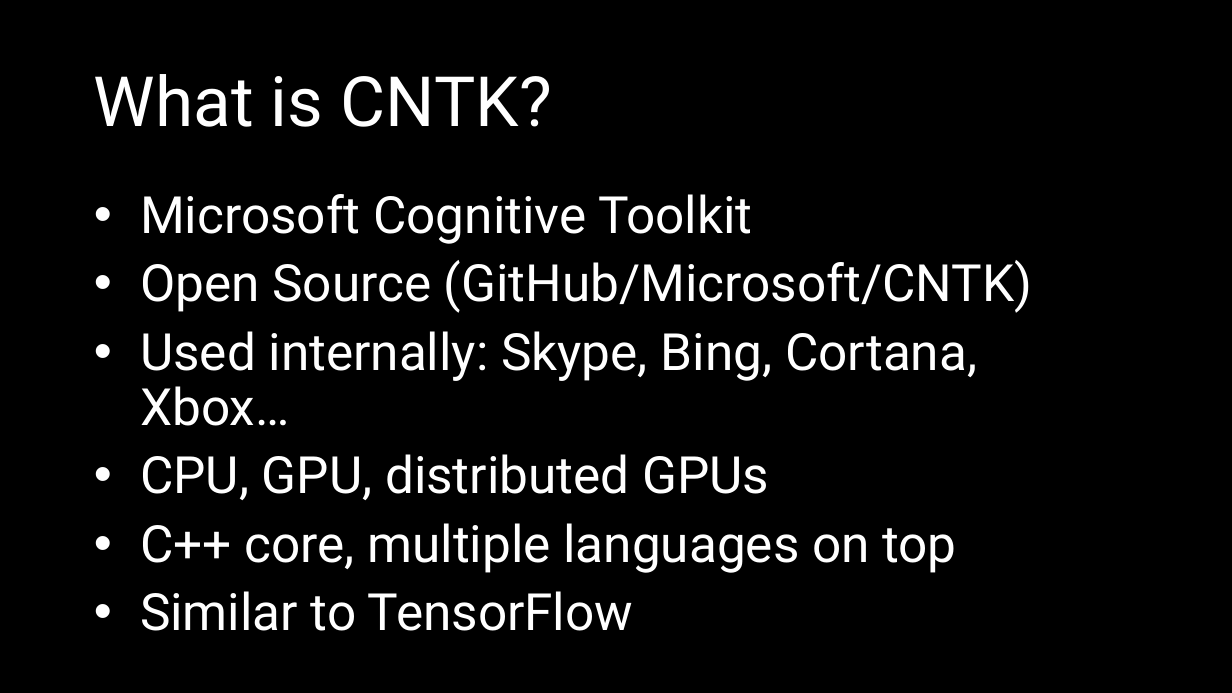
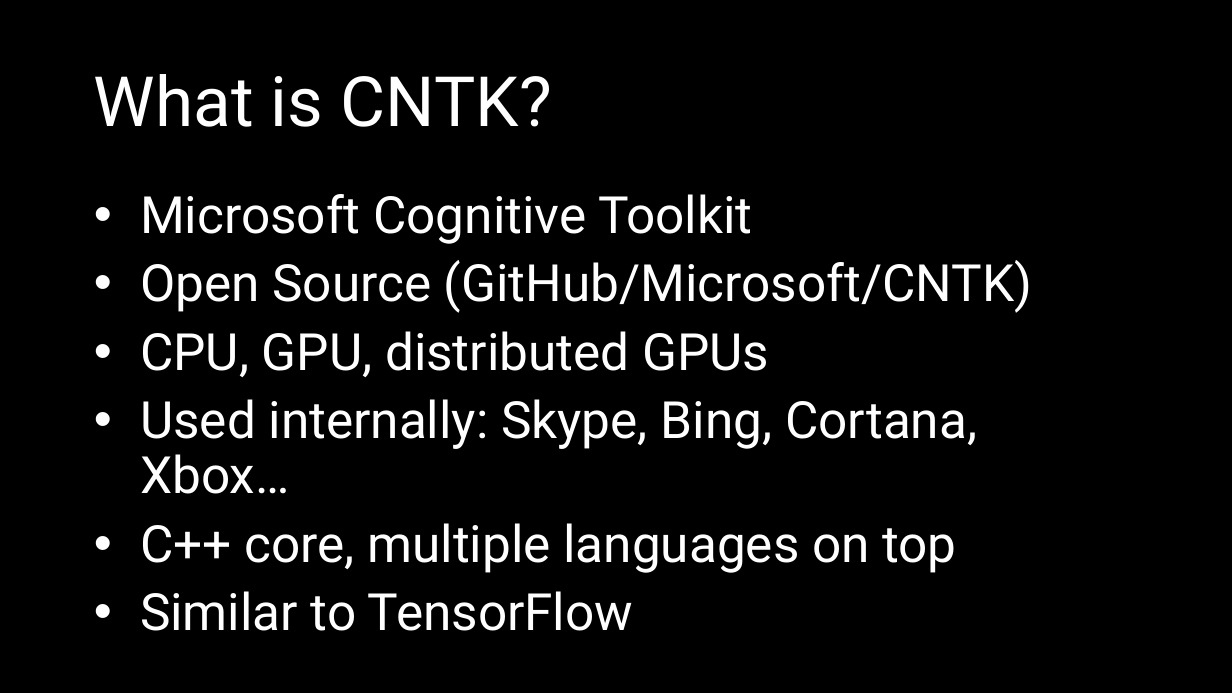
Before and after one commit to mathias-brandewinder/Presentations, a slide deck: slide 33 of deep-learning-cntk-fsharp/slides/cntk.pptx (slide 26 before the commit). Drawn at 1232x693 pixels with LibreOffice and Linux fonts; fonts in the diff are those of the drawing. Boxes give left, top, right and bottom in pixels: in the first picture for what was removed or moved away, otherwise in the second. Text is boxed around its words. In the diff, an @@ line names an element or a change of style, - is before the commit and + after.

```diff
--- a/deep-learning-cntk-fsharp/slides/cntk.pptx
+++ b/deep-learning-cntk-fsharp/slides/cntk.pptx
@@ text at (140, 331, 769, 377): paragraph added @@
+• CPU, GPU, distributed GPUs
@@ text at (140, 454, 769, 500): paragraph removed @@
-• CPU, GPU, distributed GPUs
```
Also in this commit, not shown: 11 other slides changed, 9 slides added.
